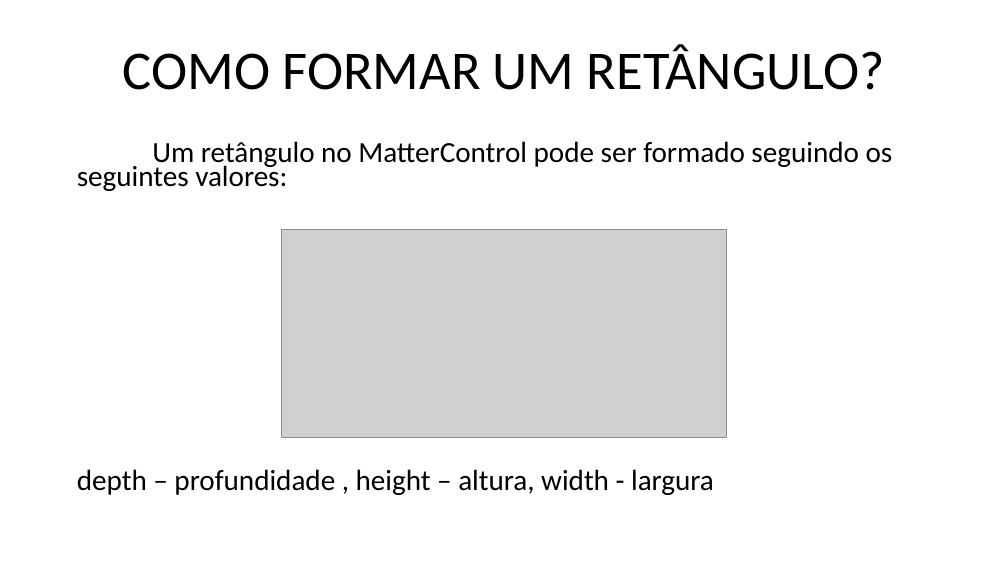
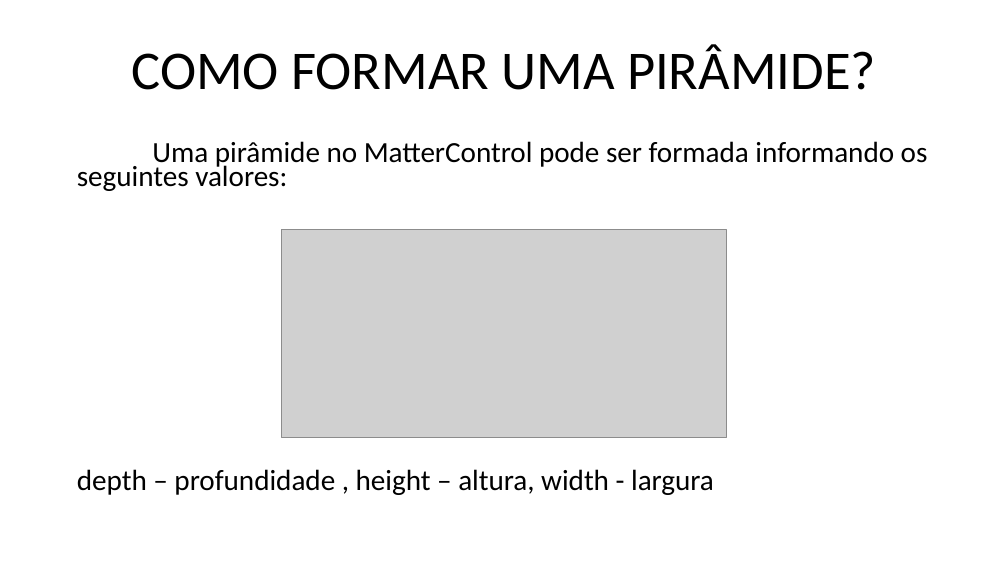
Before and after one commit to marcosdosea/ManualImpessora3D, a slide deck: slide 9 of Curso/Fundamentos de impressão 3D - Objetos.pptx (slide 13 before the commit). Drawn at 1008x567 pixels with LibreOffice and Linux fonts; fonts in the diff are those of the drawing; grey boxes stand for pictures. Boxes give left, top, right and bottom in pixels: in the first picture for what was removed or moved away, otherwise in the second. Text is boxed around its words. In the diff, an @@ line names an element or a change of style, - is before the commit and + after.

```diff
--- a/Curso/Fundamentos de impressão 3D - Objetos.pptx
+++ b/Curso/Fundamentos de impressão 3D - Objetos.pptx
@@ title at (132,44,876,90): text changed @@
-COMO FORMAR UM RETÂNGULO?
+COMO FORMAR UMA PIRÂMIDE?
@@ text at (77,141,928,191): text changed @@
-Um retângulo no MatterControl pode ser formado seguindo os seguintes valores:
+Uma pirâmide no MatterControl pode ser formada informando os seguintes valores:
```
Also in this commit, not shown: 4 other slides changed, 3 slides added, 2 slides removed, 2 other files.
